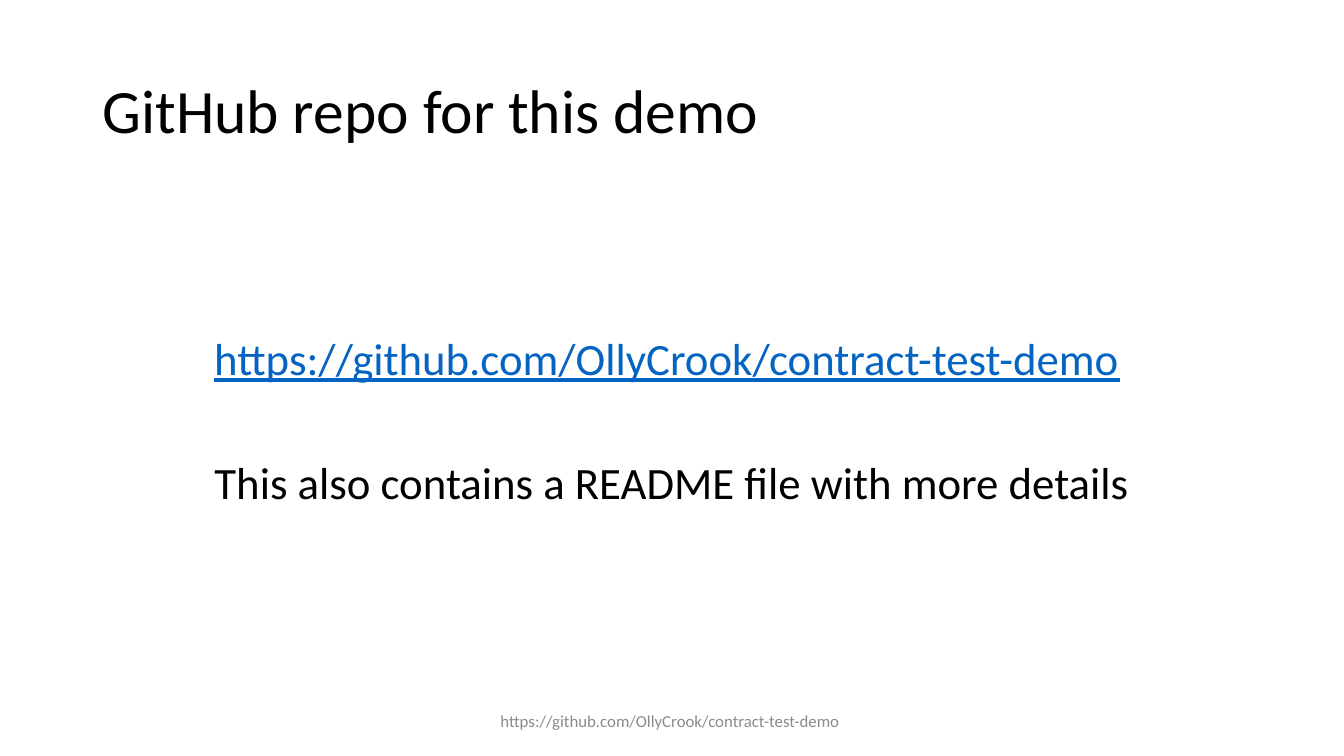
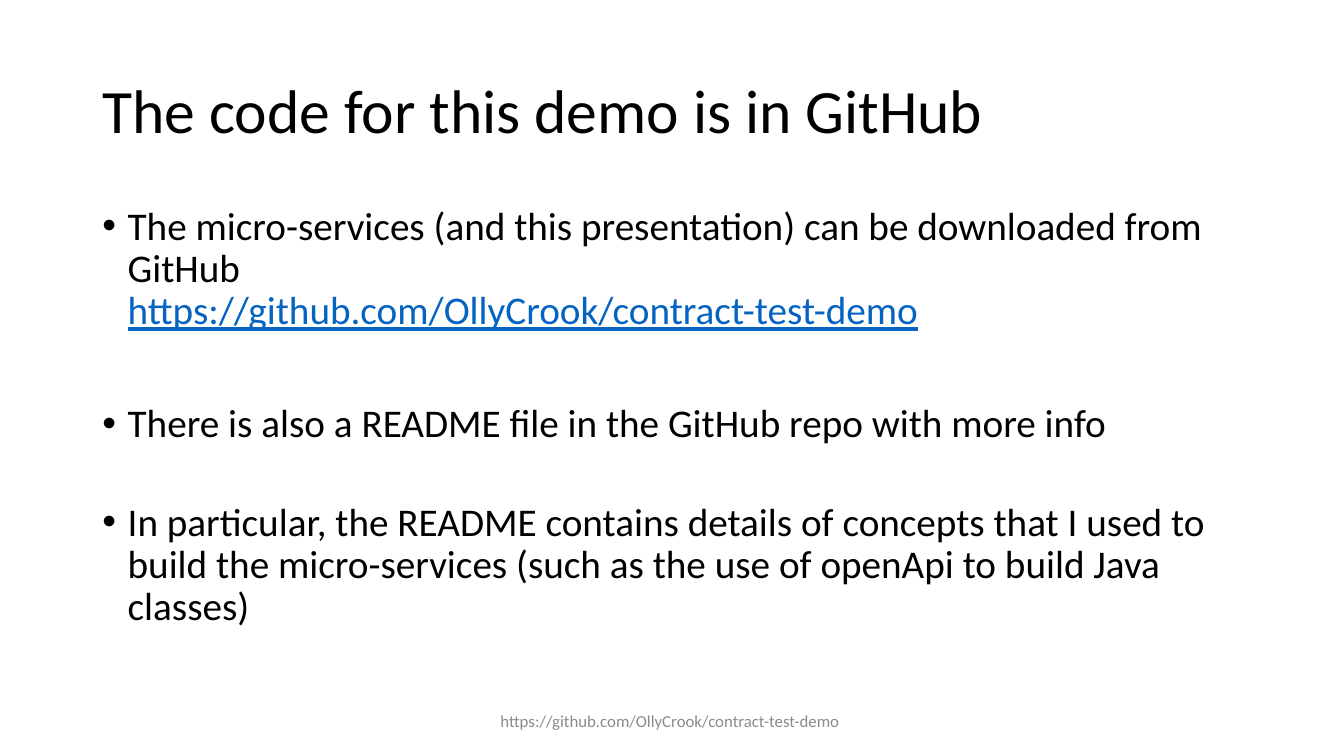
Before and after one commit to OllyCrook/contract-test-demo, a slide deck: slide 5 of Contract-testing-presentation.pptx (slide 3 before the commit). Drawn at 1344x756 pixels with LibreOffice and Linux fonts; fonts in the diff are those of the drawing. Boxes give left, top, right and bottom in pixels: in the first picture for what was removed or moved away, otherwise in the second. Text is boxed around its words. In the diff, an @@ line names an element or a change of style, - is before the commit and + after.

Commit message:
Minor refactoring, fixed couple of small bugs, updated README and updated the PPT

```diff
--- a/Contract-testing-presentation.pptx
+++ b/Contract-testing-presentation.pptx
@@ title at [102,90,983,134]: text changed @@
-GitHub repo for this demo
+The code for this demo is in GitHub
@@ text at [128,211,1204,625]: text changed; size 32 to 28 pt; text colour #0563C1 to #000000 @@
-https://github.com/OllyCrook/contract-test-demo
-This also contains a README file with more details
+• The micro-services (and this presentation) can be downloaded from GitHub
+  https://github.com/OllyCrook/contract-test-demo
+• There is also a README file in the GitHub repo with more info
+• In particular, the README contains details of concepts that I used to build the micro-services (such as the use of openApi to build Java classes)
```
Also in this commit, not shown: 16 other slides changed, 20 slides added, 25 other files.
